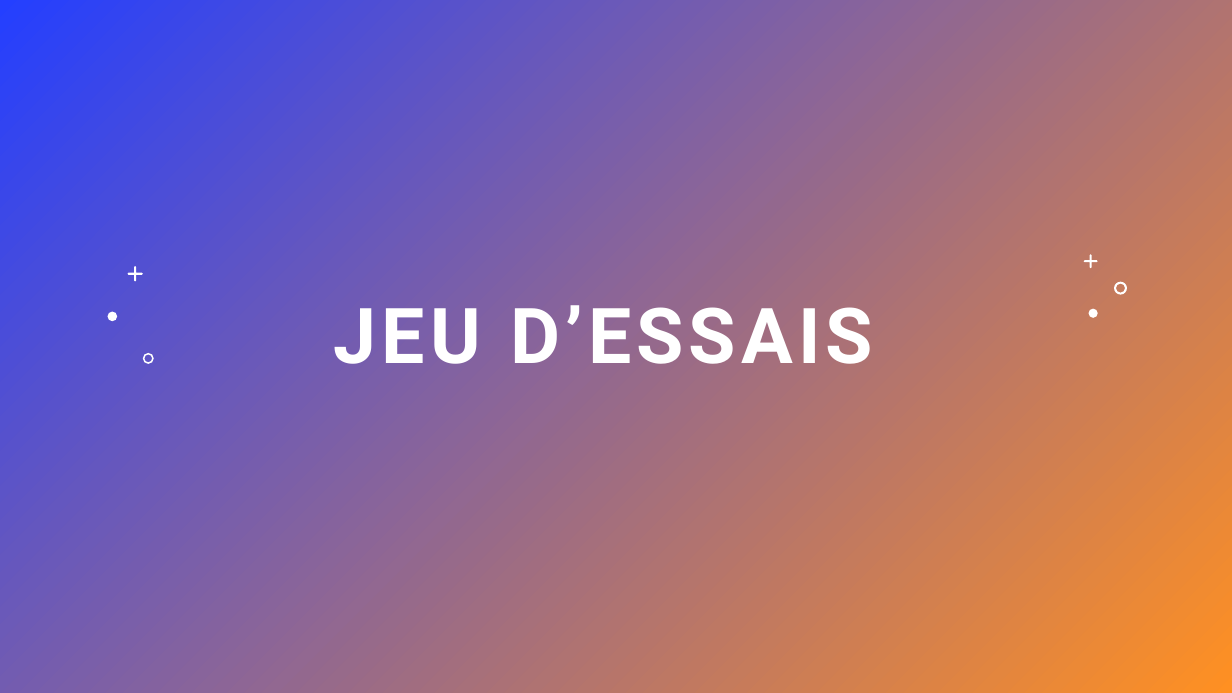
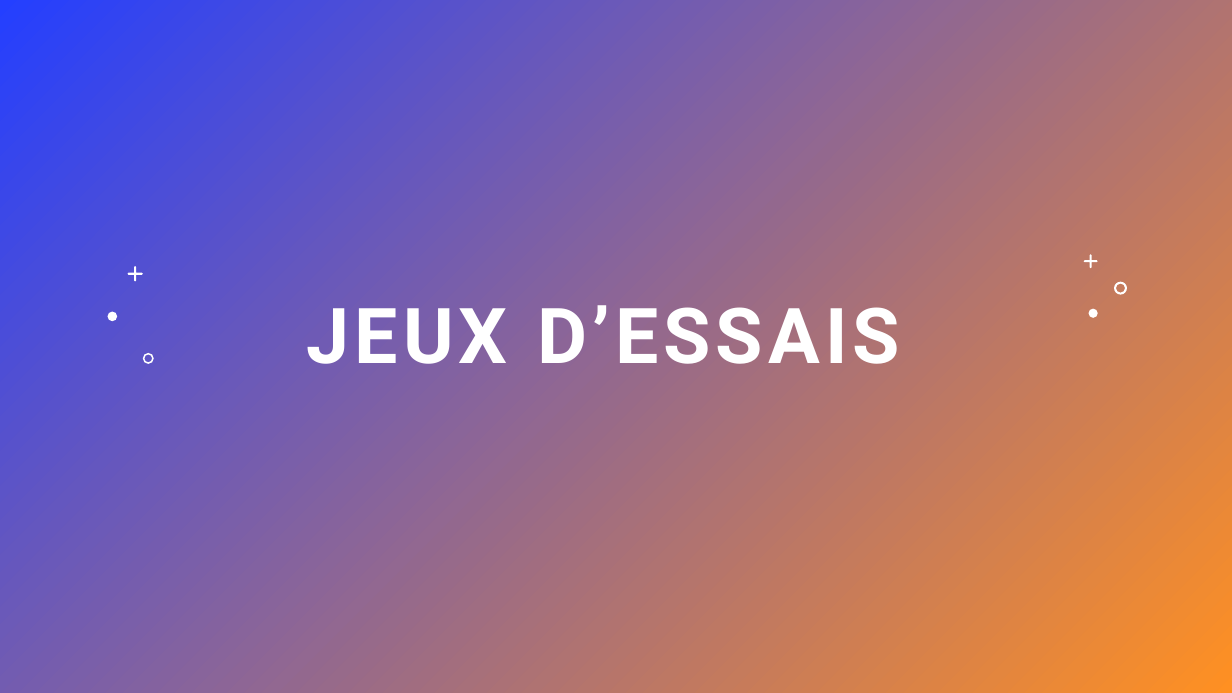
Before and after one commit to GreenHawk-99/AppGreta, a slide deck: slide 20 of doc/GRETA Suivi Séance.pptx (slide 18 before the commit). Drawn at 1232x693 pixels with LibreOffice and Linux fonts; fonts in the diff are those of the drawing. Boxes give left, top, right and bottom in pixels: in the first picture for what was removed or moved away, otherwise in the second. Text is boxed around its words. In the diff, an @@ line names an element or a change of style, - is before the commit and + after.

```diff
--- a/doc/GRETA Suivi Séance.pptx
+++ b/doc/GRETA Suivi Séance.pptx
@@ title at [307, 305, 900, 364]: text changed @@
-JEU D’ESSAIS
+JEUX D’ESSAIS
```
Also in this commit, not shown: 12 other slides changed, 2 slides added, 2 slides removed, 1 other file.
